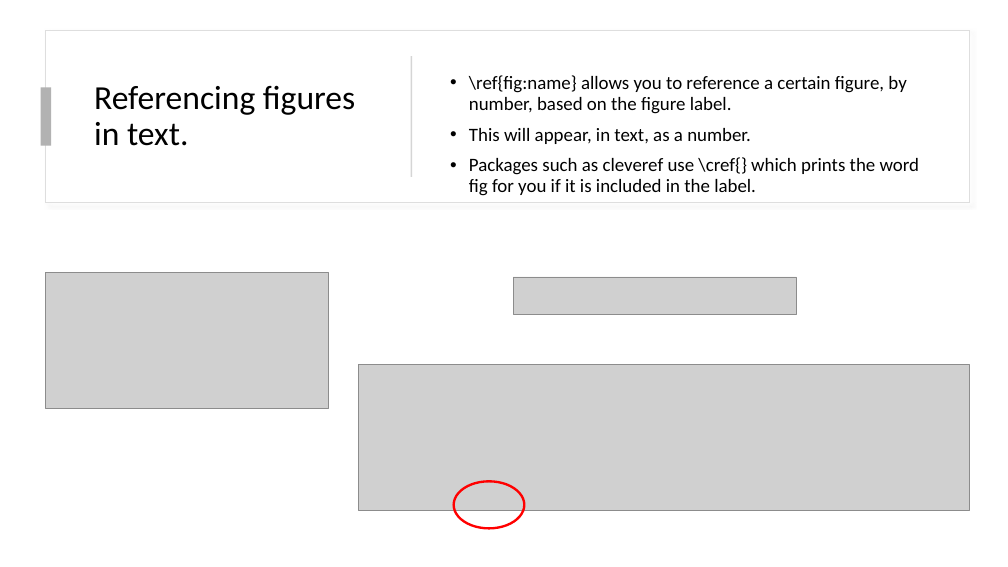
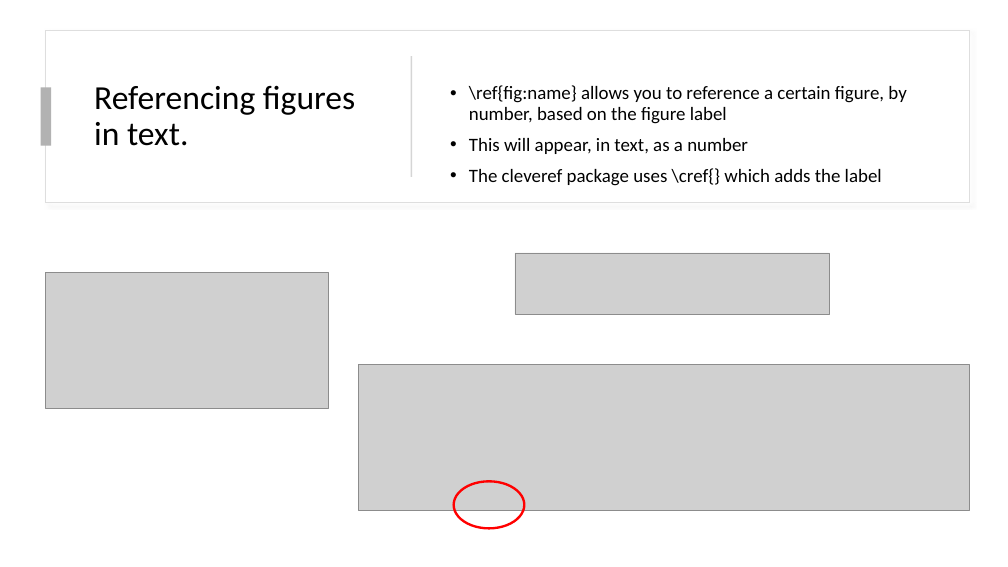
Before and after one commit to ocunningham08/LaTeX-Workshop, a slide deck: slide 12 of Workshop.pptx (slide 23 before the commit). Drawn at 1008x567 pixels with LibreOffice and Linux fonts; fonts in the diff are those of the drawing; grey boxes stand for pictures. Boxes give left, top, right and bottom in pixels: in the first picture for what was removed or moved away, otherwise in the second. Text is boxed around its words. In the diff, an @@ line names an element or a change of style, - is before the commit and + after.

```diff
--- a/Workshop.pptx
+++ b/Workshop.pptx
@@ text at (x1=469, y1=85, x2=906, y2=186): text changed @@
-• \ref{fig:name} allows you to reference a certain figure, by number, based on the figure label.
-• This will appear, in text, as a number.
-• Packages such as cleveref use \cref{} which prints the word fig for you if it is included in the label.
+• \ref{fig:name} allows you to reference a certain figure, by number, based on the figure label
+• This will appear, in text, as a number
+• The cleveref package uses \cref{} which adds the label
@@ picture resized from (x1=513, y1=277, x2=797, y2=315) to (x1=515, y1=253, x2=830, y2=315) @@
```
Also in this commit, not shown: 21 other slides changed, 6 slides removed, 1 other file.
